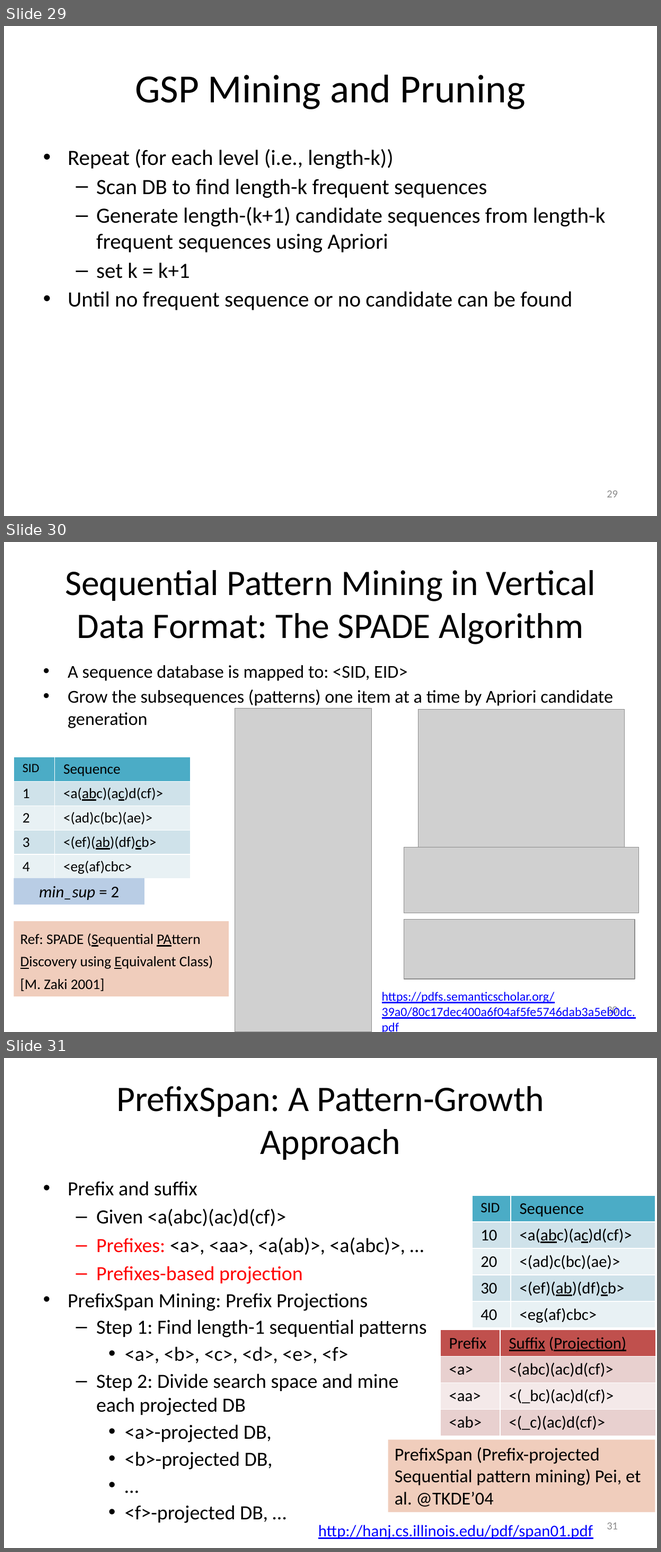
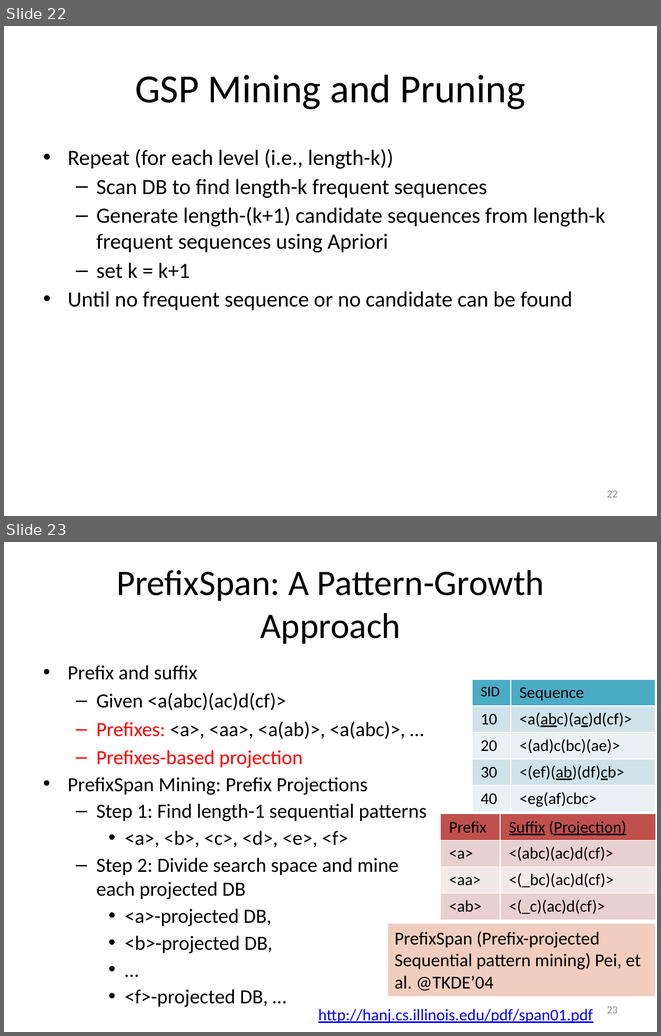
Before and after one commit to mjiang89/mjiang89.github.io, a slide deck: teaching/CSEx0647Fall17-12-BeyondItemset.pptx. Shown one above the other, each under a label of ours: slides 29, 30 and 31 before the commit, slides 22 and 23 after it. The pictures are 661x1552 and 661x1036 pixels, drawn with LibreOffice and Linux fonts; fonts in the diff are those of the drawing; grey boxes stand for pictures. Boxes give left, top, right and bottom in pixels: in the first picture for what was removed or moved away, otherwise in the second. Text is boxed around its words. In the diff, an @@ line names an element or a change of style, - is before the commit and + after.

```diff
--- a/teaching/CSEx0647Fall17-12-BeyondItemset.pptx
+++ b/teaching/CSEx0647Fall17-12-BeyondItemset.pptx
@@ slide 30 removed at [4,542,657,1032], background #FFFFFF @@
@@ title removed at [65,570,595,644] @@
-Sequential Pattern Mining in Vertical Data Format: The SPADE Algorithm
@@ text removed at [68,665,613,728] @@
-• A sequence database is mapped to: <SID, EID>
-• Grow the subsequences (patterns) one item at a time by Apriori candidate generation
@@ picture removed at [235,708,371,1032] @@
@@ picture removed at [418,709,624,847] @@
@@ table removed at [14,757,191,876], 5 rows, 2 columns @@
-SID | Sequence
-1 | <a(abc)(ac)d(cf)>
-2 | <(ad)c(bc)(ae)>
-3 | <(ef)(ab)(df)cb>
-4 | <eg(af)cbc>
@@ picture removed at [404,847,639,913] @@
@@ rectangle removed at [14,877,144,904] @@
-min_sup = 2
@@ rectangle removed at [14,921,229,996] @@
-Ref: SPADE (Sequential PAttern Discovery using Equivalent Class) [M. Zaki 2001]
@@ picture removed at [404,919,635,979] @@
@@ text removed at [382,991,635,1032] @@
-https://pdfs.semanticscholar.org/39a0/80c17dec400a6f04af5fe5746dab3a5eb0dc.pdf
@@ page number removed at [607,1006,618,1016] @@
-30
@@ what was slide 29 is now slide 22 @@
@@ page number at [607,490,618,497]: text changed @@
-29
+22
@@ what was slide 31 is now slide 23 @@
@@ page number at [607,1006,618,1013]: text changed @@
-31
+23
```
Also in this commit, not shown: 9 slides changed, 14 slides added, 11 other slides removed, 4 other files.
